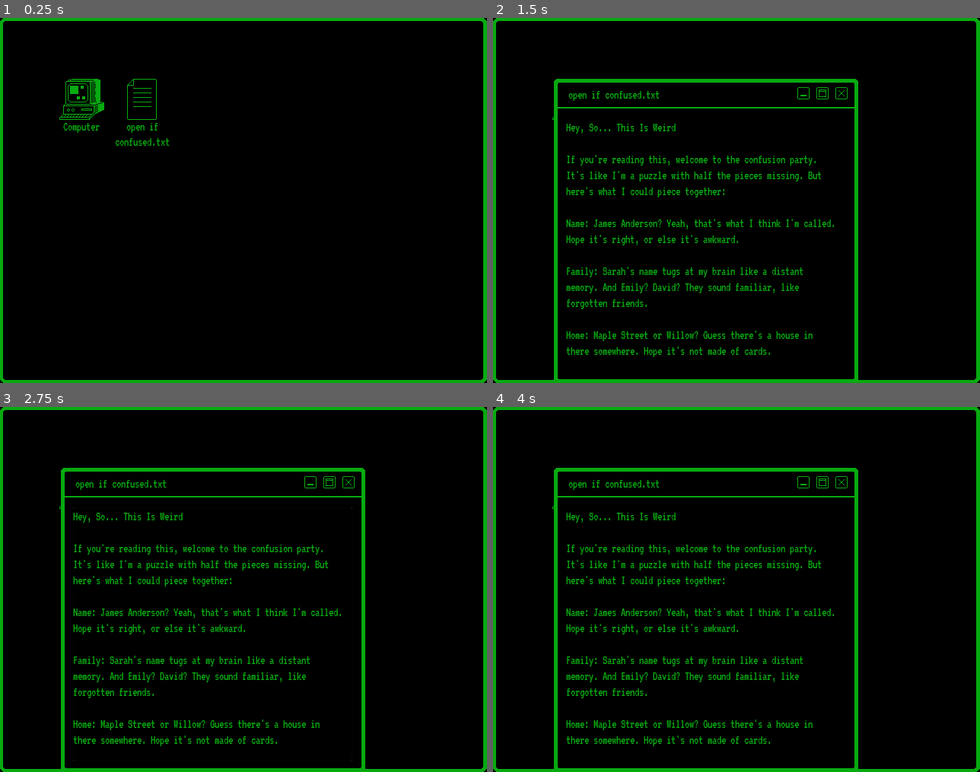
Above: before the commit, frames 1-4 (two rows, left to right).
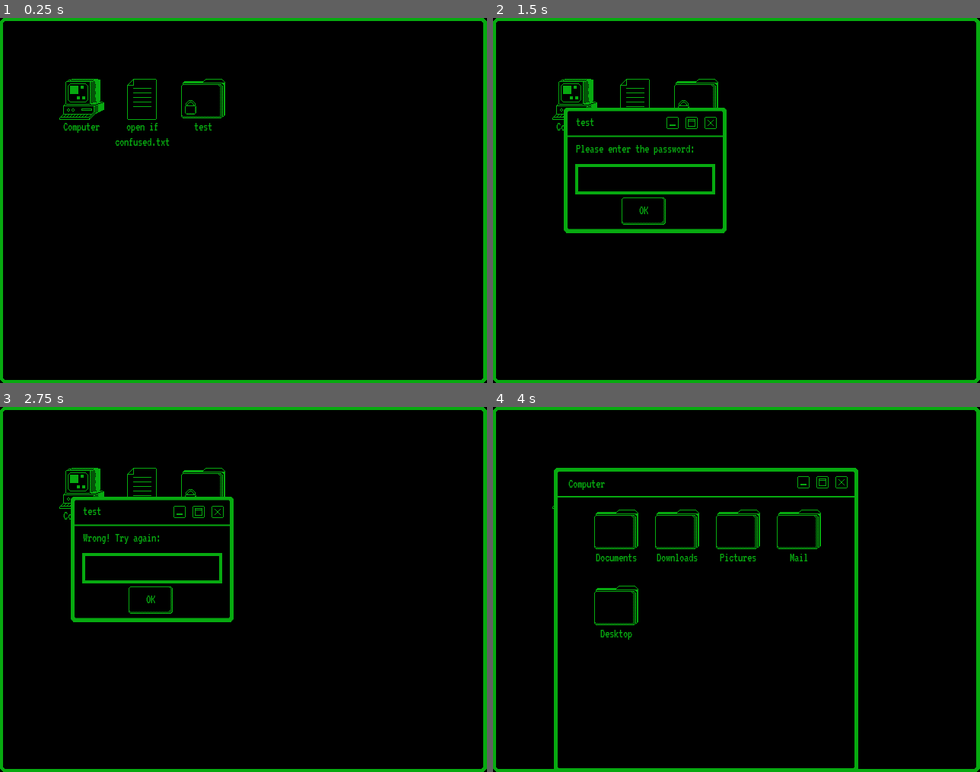
Above: after the commit, the same moments.

Repository: mihna123/dark-files
Game: Godot game, scene res://Scenes/Screen.tscn
The game is run twice, just before and just after one commit, with the same random seed, the same clock (stepped at 60 frames per second) and the same inputs.
Inputs (mouse positions are in pixels of both pictures, inside the frame that each line leads up to):
- Up to frame 1 (0.25 s): no input
- Up to frame 2 (1.5 s): click (697, 98) at 0.5 s, where only the run after the commit has a clickable "test"; click (643, 123) at 1.25 s, where only the run after the commit has a clickable "test"
- Up to frame 3 (2.75 s): click (150, 600) at 2 s, where only the run after the commit has a clickable "OK"
- Up to frame 4 (4 s): click (643, 600) at 2.75 s, where only the run after the commit has a clickable "OK"; click "Computer" at 3.5 s

The runs differ from the first frame. In frame 1, 0.2% of the frame differs, in the area x 37-47%, y 16-31%; in frame 2, 8.9%, in the area x 12-75%, y 16-100%; in frame 3, 8.8%; in frame 4, 5.3%.

Commit message:
need to fix a bug, so saving changes

Diff:
--- a/Scenes/Window.gd
+++ b/Scenes/Window.gd
@@ -72,16 +72,20 @@
 
 
 func _on_OKButton_pressed():
+	print("pressed ok button")
 	var input = $pass.text
 	$pass.text = ""
 	if input == password:
+		print("input is correct")
 		$Label.text = "Correct!"
+		print("starting correct timer")
 		$CorrectTimer.start()
 	else:
 		$Label.text = "Wrong! Try again:"
 
 
 func _on_CorrectTimer_timeout():
+	print("correct timer timeot")
 	$Label.text = "Decripting file..."
 	$DecriptingTimer.start()
 
--- a/filesys/file_system.gd
+++ b/filesys/file_system.gd
@@ -308,4 +308,13 @@
 		"password":"1234",
 		"img":"res://art/dead.png"
 	},
+	{
+		"file_id":34,
+		"file_name":"test",
+		"text_content":"",
+		"sub_files":[],
+		"desktop":true,
+		"password":"1",
+		"img":""
+	},
 ]
Not shown, changed: bin/DarkFiles.zip
